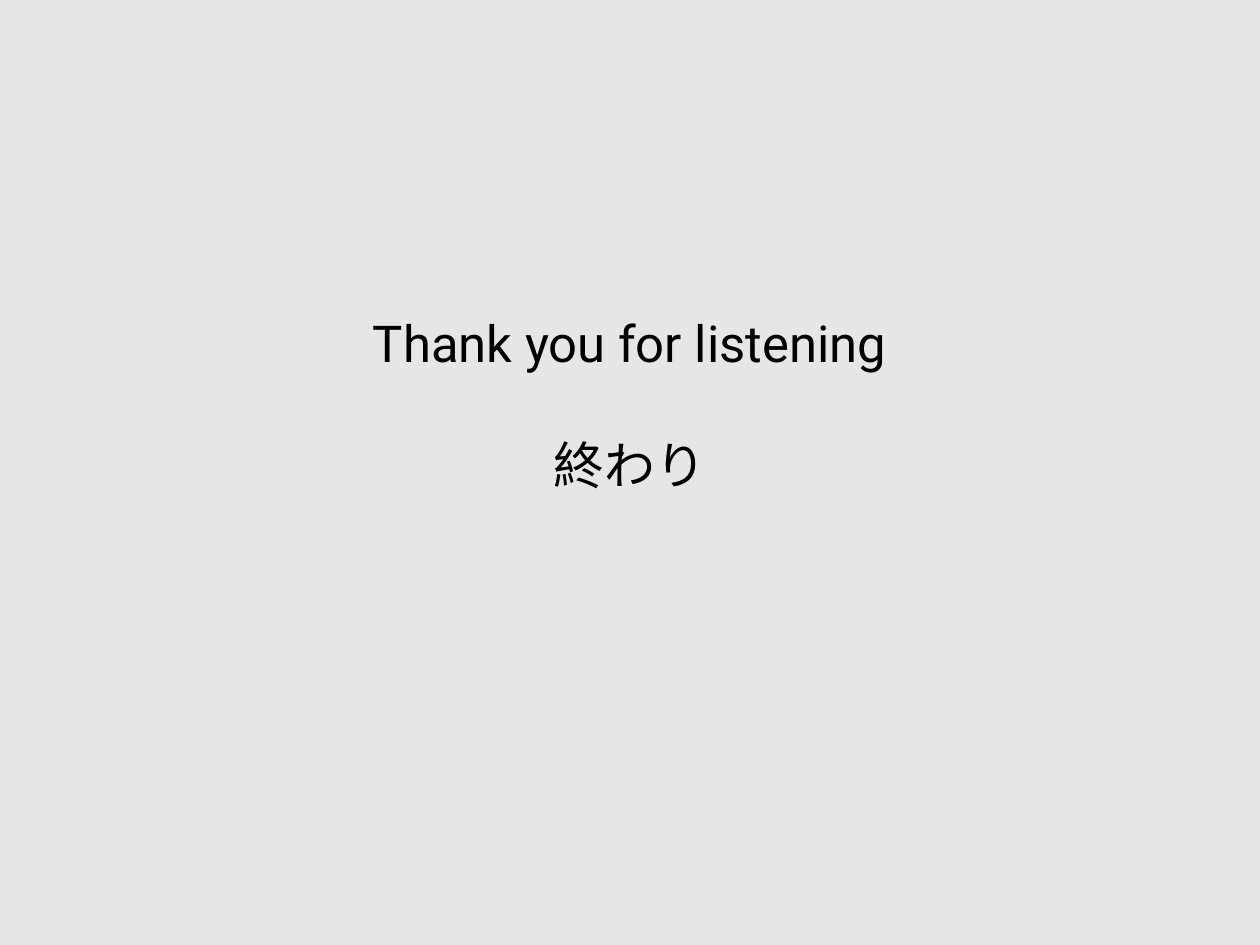
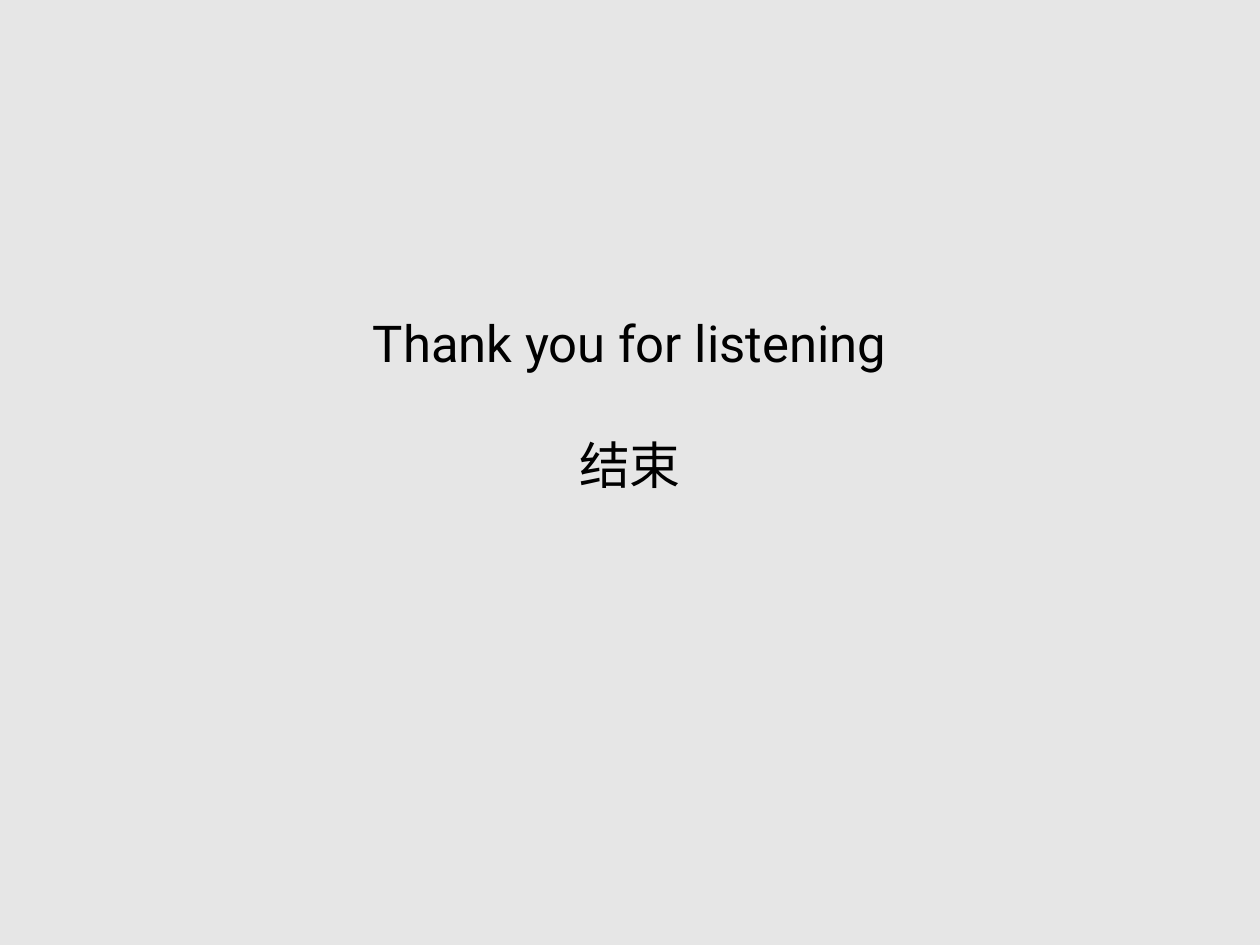
Before and after one commit to adamlatchem/dominoesAtDusk, a slide deck: slide 5 of presentation/DominoesAtDusk.odp. Drawn at 1260x945 pixels with LibreOffice and Linux fonts; fonts in the diff are those of the drawing. Boxes give left, top, right and bottom in pixels: in the first picture for what was removed or moved away, otherwise in the second. Text is boxed around its words. In the diff, an @@ line names an element or a change of style, - is before the commit and + after.

Commit message:
Use Chinese not Japanese subtitles.

```diff
--- a/presentation/DominoesAtDusk.odp
+++ b/presentation/DominoesAtDusk.odp
@@ subtitle at bbox=[579, 441, 681, 488]: text changed @@
-終わり
+结束
```
Also in this commit, not shown: 2 other slides changed.
